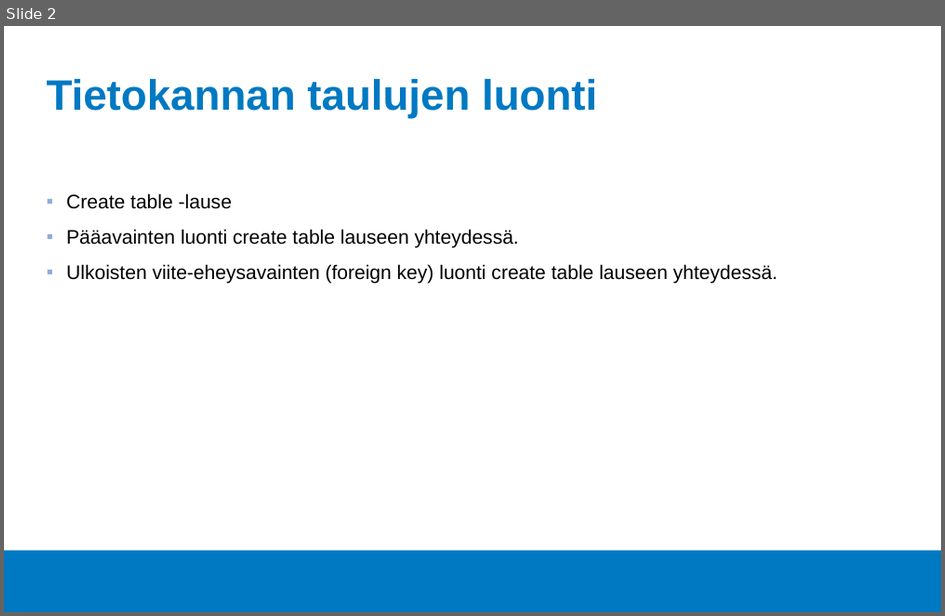
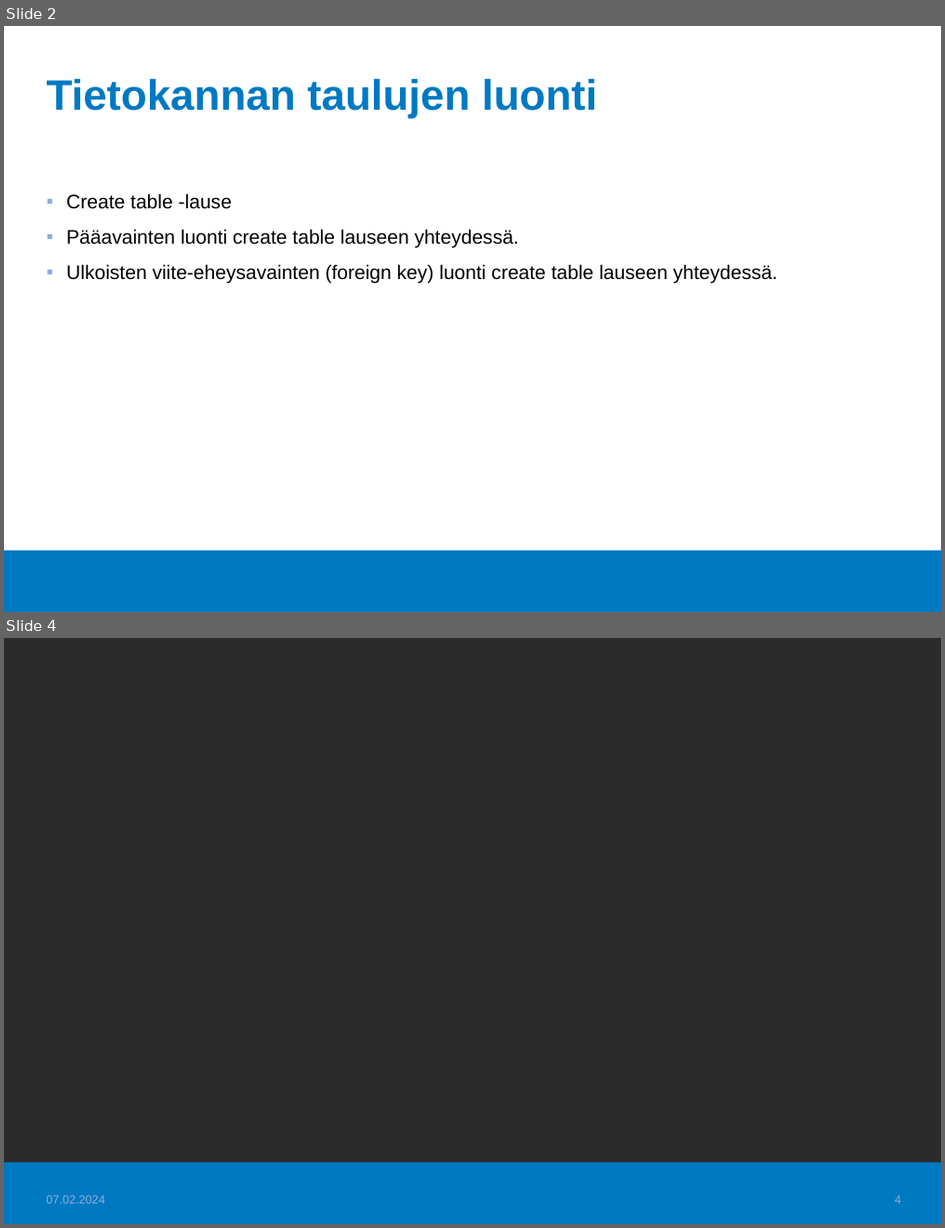
Before and after one commit to Tietokantahallinta/Tietokantahallinta.github.io, a slide deck: luennot/viikko02/Luentokalvot_02.odp. Shown one above the other, each under a label of ours: slide 2 before the commit, slides 2 and 4 after it; the slides between them are not shown. The pictures are 945x616 and 945x1228 pixels, drawn with LibreOffice and Linux fonts; fonts in the diff are those of the drawing; background and template pictures are left out; a plain dark background stands for a picture behind light text. Boxes give left, top, right and bottom in pixels: in the first picture for what was removed or moved away, otherwise in the second. Text is boxed around its words. In the diff, an @@ line names an element or a change of style, - is before the commit and + after.

```diff
--- a/luennot/viikko02/Luentokalvot_02.odp
+++ b/luennot/viikko02/Luentokalvot_02.odp
@@ slide 4 added at (4,638,941,1224), background picture (left out); not listed: 1 template element that a slide beside it also shows @@
@@ text added at (46,1195,104,1203), 10 pt, text #8BADDC @@
+07.02.2024
@@ page number added at (895,1195,901,1203), 10 pt, text #8BADDC @@
+4
```
Also in this commit, not shown: 2 slides changed, 1 slide removed, 11 other files.
